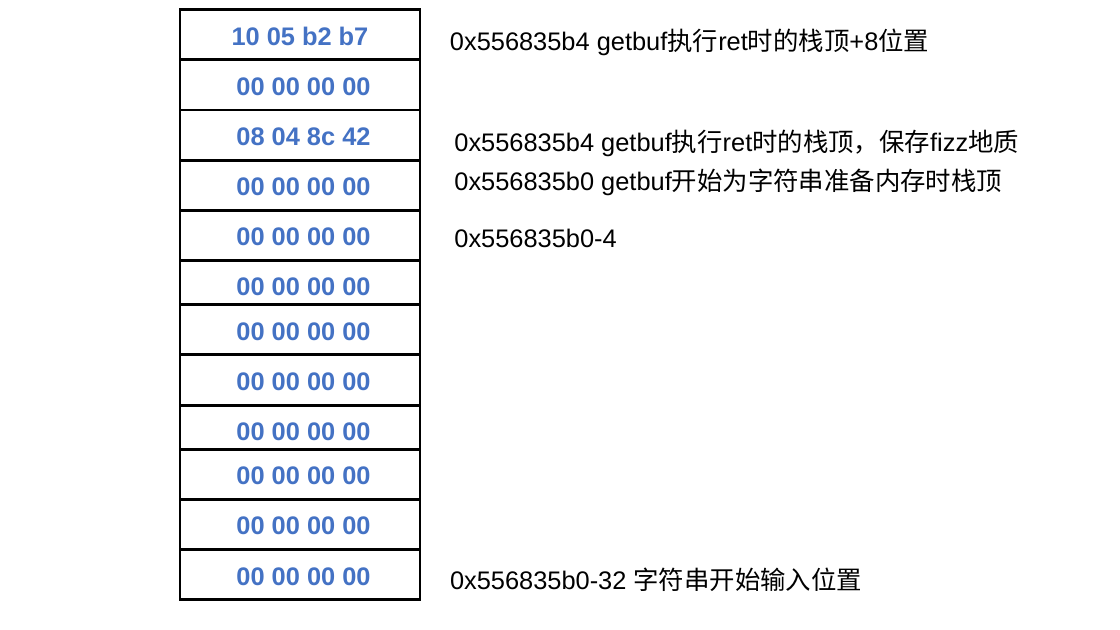
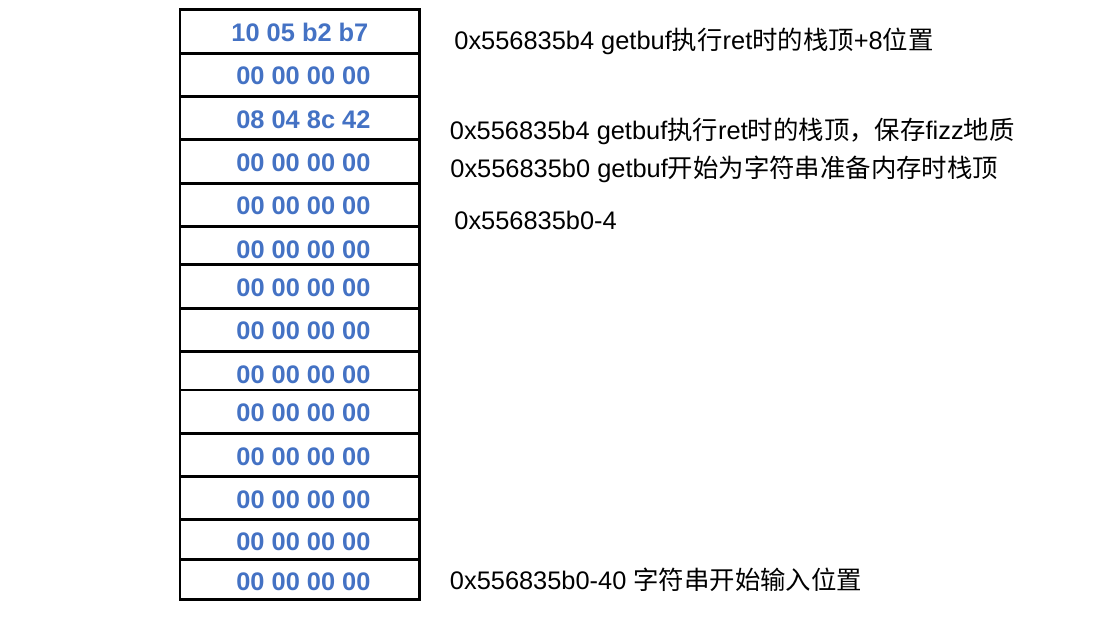
Before and after one commit to LalaWang-Nervous/CSAPP-Assignments, a slide deck: slide 2 of my-solution/4-Buffer-Lab-IA32/buflab32-handout/buflab-handout/stackVisual.pptx. Drawn at 1120x630 pixels with LibreOffice and Linux fonts; fonts in the diff are those of the drawing. Boxes give left, top, right and bottom in pixels: in the first picture for what was removed or moved away, otherwise in the second. Text is boxed around its words. In the diff, an @@ line names an element or a change of style, - is before the commit and + after.

```diff
--- a/my-solution/4-Buffer-Lab-IA32/buflab32-handout/buflab-handout/stackVisual.pptx
+++ b/my-solution/4-Buffer-Lab-IA32/buflab32-handout/buflab-handout/stackVisual.pptx
@@ rectangle "10 05 b2 b7": place and size @@
-rectangle "10 05 b2 b7" at <box>180,10,420,60</box>
+rectangle "10 05 b2 b7" at <box>180,10,420,54</box>
@@ text "0x556835b4 getbuf执行ret时的栈顶+8位置": place and size @@
-text "0x556835b4 getbuf执行ret时的栈顶+8位置" at <box>450,29,929,55</box>
+text "0x556835b4 getbuf执行ret时的栈顶+8位置" at <box>454,29,933,55</box>
@@ rectangle "00 00 00 00": place and size @@
-rectangle "00 00 00 00" at <box>180,60,420,110</box>
+rectangle "00 00 00 00" at <box>180,53,420,97</box>
@@ rectangle "08 04 8c 42": place and size @@
-rectangle "08 04 8c 42" at <box>180,110,420,160</box>
+rectangle "08 04 8c 42" at <box>180,97,420,140</box>
@@ text "0x556835b4 getbuf执行ret时的栈顶，保存fizz地质": place and size @@
-text "0x556835b4 getbuf执行ret时的栈顶，保存fizz地质" at <box>454,131,1019,157</box>
+text "0x556835b4 getbuf执行ret时的栈顶，保存fizz地质" at <box>450,118,1015,144</box>
@@ rectangle "00 00 00 00": place and size @@
-rectangle "00 00 00 00" at <box>180,260,420,310</box>
+rectangle "00 00 00 00" at <box>180,140,420,184</box>
@@ text "0x556835b0 getbuf开始为字符串准备内存时栈顶": place and size @@
-text "0x556835b0 getbuf开始为字符串准备内存时栈顶" at <box>454,169,1002,195</box>
+text "0x556835b0 getbuf开始为字符串准备内存时栈顶" at <box>450,156,998,182</box>
@@ rectangle "00 00 00 00": place and size @@
-rectangle "00 00 00 00" at <box>180,550,420,600</box>
+rectangle "00 00 00 00" at <box>180,183,420,227</box>
@@ text "0x556835b0-4": place and size @@
-text "0x556835b0-4" at <box>454,228,616,248</box>
+text "0x556835b0-4" at <box>454,210,616,230</box>
@@ rectangle "00 00 00 00": place and size @@
-rectangle "00 00 00 00" at <box>180,305,420,355</box>
+rectangle "00 00 00 00" at <box>180,227,420,270</box>
@@ rectangle "00 00 00 00": place and size @@
-rectangle "00 00 00 00" at <box>180,210,420,260</box>
+rectangle "00 00 00 00" at <box>180,265,420,309</box>
@@ rectangle "00 00 00 00": place and size @@
-rectangle "00 00 00 00" at <box>180,161,420,210</box>
+rectangle "00 00 00 00" at <box>180,308,420,352</box>
@@ rectangle "00 00 00 00": place and size @@
-rectangle "00 00 00 00" at <box>180,355,420,405</box>
+rectangle "00 00 00 00" at <box>180,352,420,395</box>
@@ rectangle added at <box>180,390,420,434</box>, fill #FFFFFF, outline #000000 2 pt, 18 pt, text #4472C4, bold @@
+00 00 00 00
@@ rectangle "00 00 00 00": place and size @@
-rectangle "00 00 00 00" at <box>180,450,420,500</box>
+rectangle "00 00 00 00" at <box>180,434,420,478</box>
@@ rectangle "00 00 00 00": place and size @@
-rectangle "00 00 00 00" at <box>180,406,420,455</box>
+rectangle "00 00 00 00" at <box>180,477,420,520</box>
@@ rectangle "00 00 00 00": place and size @@
-rectangle "00 00 00 00" at <box>180,500,420,550</box>
+rectangle "00 00 00 00" at <box>180,520,420,560</box>
@@ rectangle added at <box>180,560,420,600</box>, fill #FFFFFF, outline #000000 2 pt, 18 pt, text #4472C4, bold @@
+00 00 00 00
@@ text at <box>450,567,863,591</box>: text changed @@
-0x556835b0-32 字符串开始输入位置
+0x556835b0-40 字符串开始输入位置
```
Also in this commit, not shown: 1 other slide changed, 1 slide added, 12 other files.
